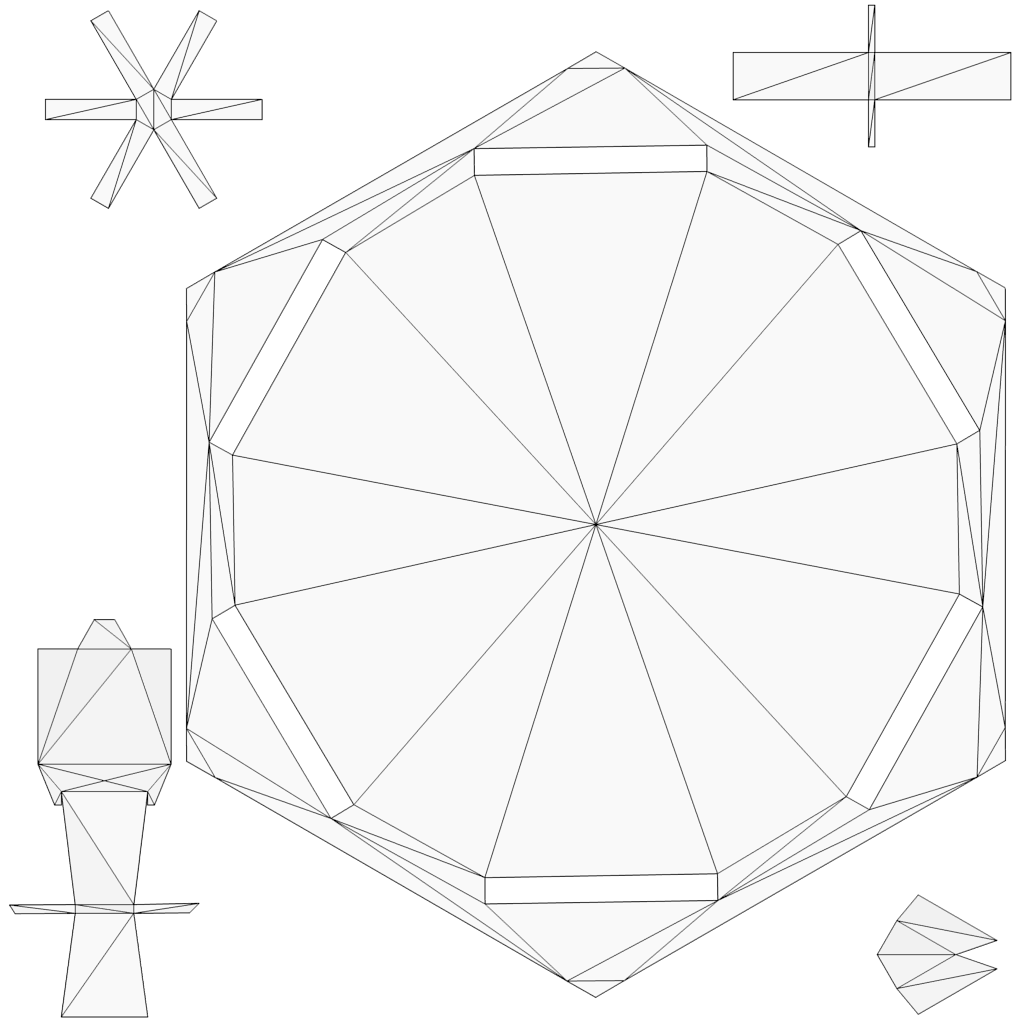
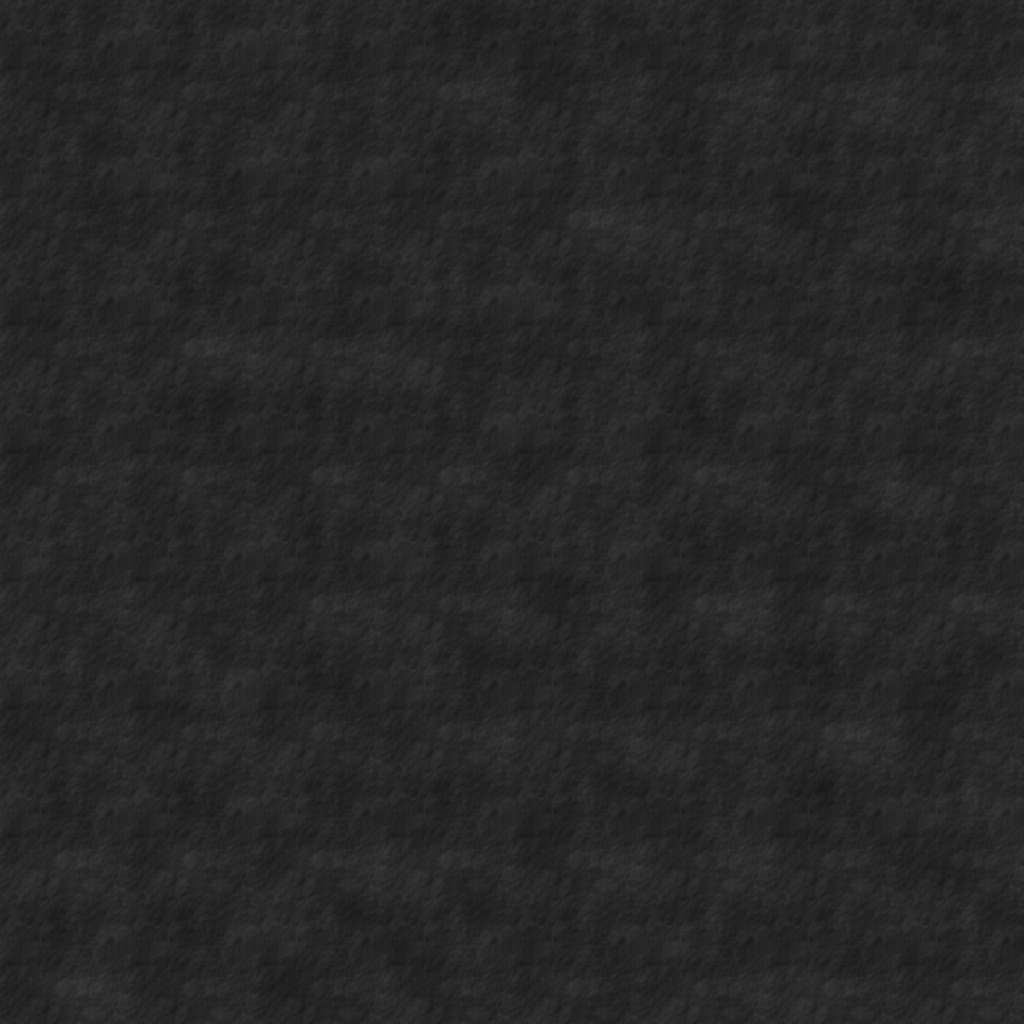
Two versions of the same layered image (1024×1024). Layer-by-layer changes:
hid "Background", opacity 100% → 50% over [8, 4, 1012, 1018]
added layer "Bumper Material.xcf" (58%) above "New Layer" over [0, 0, 1024, 1024]
added layer "New Layer" over [0, 0, 1024, 1024]
